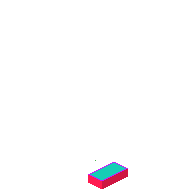
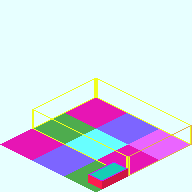
Layers edited between the first and the second 192 x 192 image:
added group "Hunger" with 1 layers above "Base_Plate_3x3.png" over [32, 78, 192, 176]
added layer "Hunger Wired" in group "Hunger" over [32, 78, 192, 176]
added layer "Base_Plate_3x3.png" over [0, 0, 192, 192]
